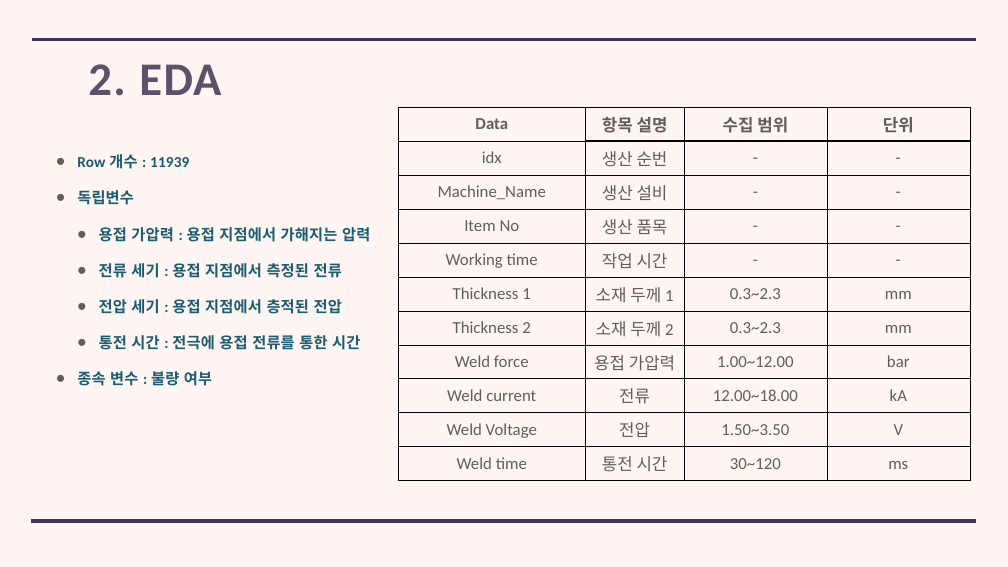
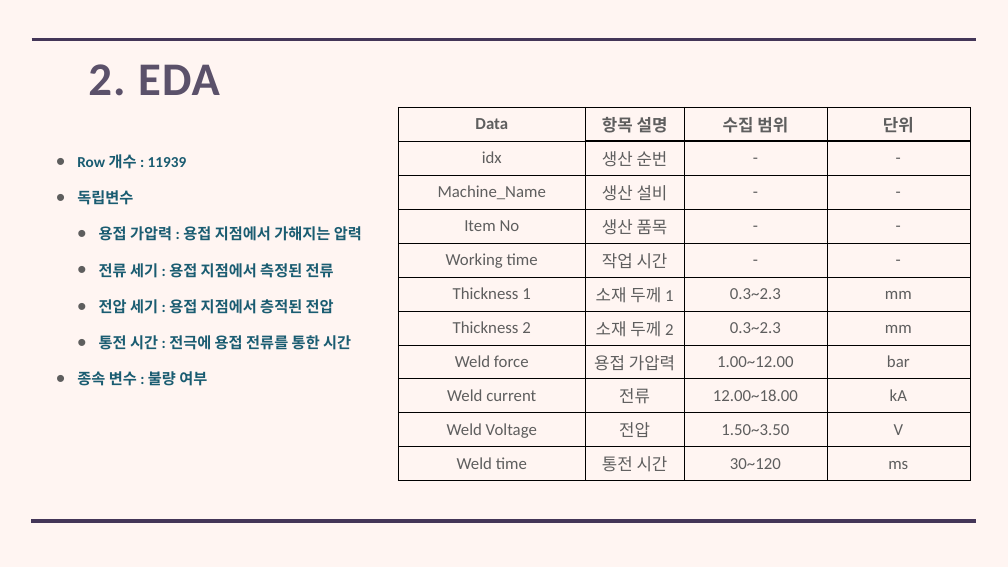
Before and after one commit to jun4879/cbnu_21_2_big_data, a slide deck: slide 4 of big_data_final_project/산업빅데이터분석실제_기말발표_2021254005_김준태.pptx. Drawn at 1008x567 pixels with LibreOffice and Linux fonts; fonts in the diff are those of the drawing. Boxes give left, top, right and bottom in pixels: in the first picture for what was removed or moved away, otherwise in the second. Text is boxed around its words. In the diff, an @@ line names an element or a change of style, - is before the commit and + after.

```diff
--- a/big_data_final_project/산업빅데이터분석실제_기말발표_2021254005_김준태.pptx
+++ b/big_data_final_project/산업빅데이터분석실제_기말발표_2021254005_김준태.pptx
@@ title "2. EDA" at (88,64,220,96): size 89.1 to 89 pt, letter spacing 2.7 to 2 pt @@
@@ text "Row 개수 : 11939" at (77,190,362,389): size 29.2 to 29 pt, letter spacing 0.3 to 0 pt @@
```
Also in this commit, not shown: 9 other slides changed, 13 other files.
